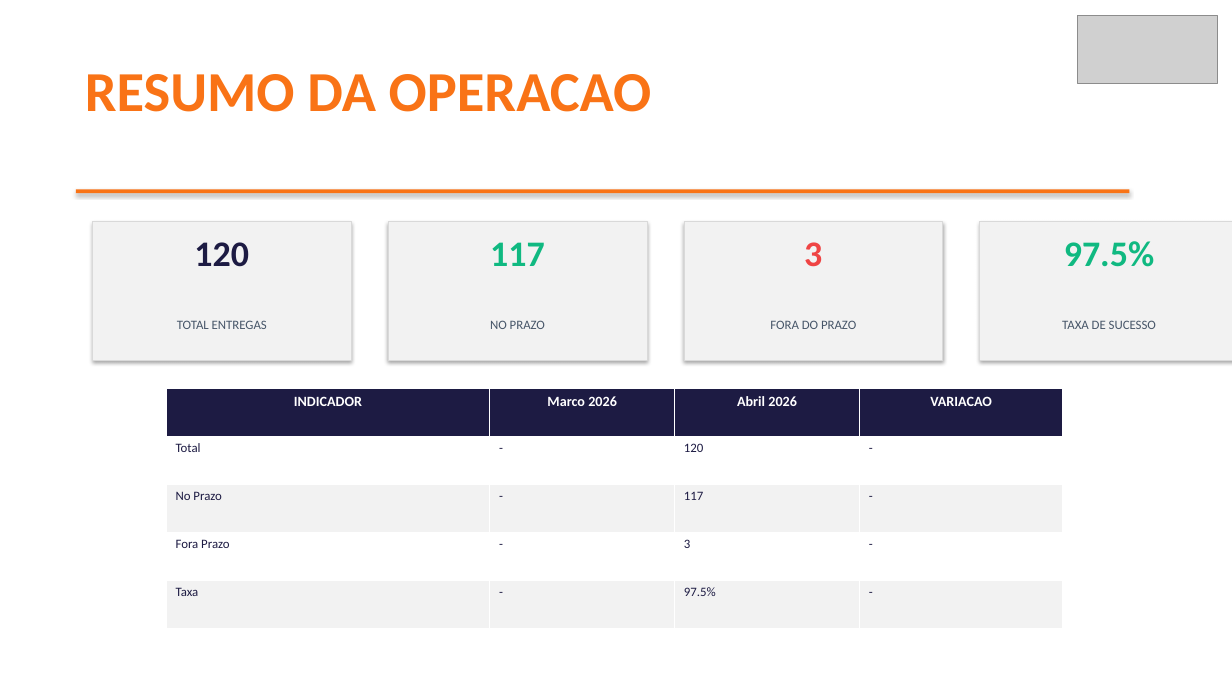
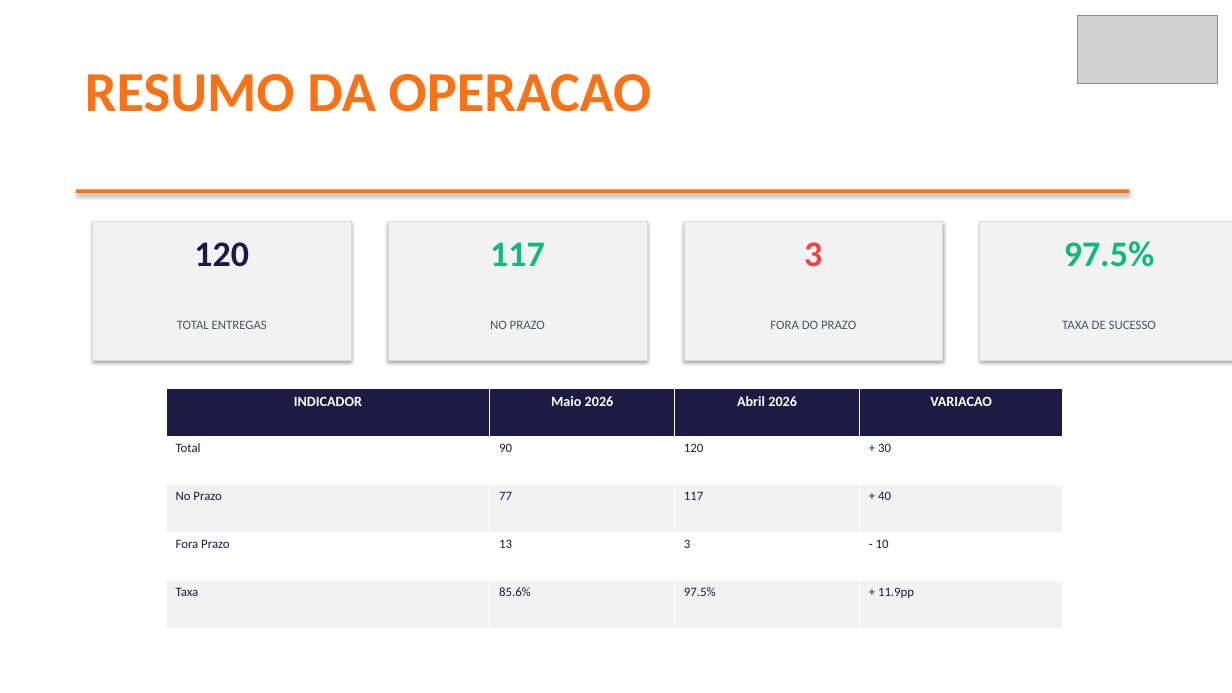
Before and after one commit to brendaelicia-sketch/PortoEX, a slide deck: slide 2 of BSG_BIJOU_BRASIL_COMERCIO_VARE.pptx. Drawn at 1232x693 pixels with LibreOffice and Linux fonts; fonts in the diff are those of the drawing; grey boxes stand for pictures. Boxes give left, top, right and bottom in pixels: in the first picture for what was removed or moved away, otherwise in the second. Text is boxed around its words. In the diff, an @@ line names an element or a change of style, - is before the commit and + after.

```diff
--- a/BSG_BIJOU_BRASIL_COMERCIO_VARE.pptx
+++ b/BSG_BIJOU_BRASIL_COMERCIO_VARE.pptx
@@ table at [166, 388, 1063, 628] @@
-row 1, column 2: Marco 2026
+row 1, column 2: Maio 2026
-row 2, column 2: -
+row 2, column 2: 90
-row 2, column 4: -
+row 2, column 4: + 30
-row 3, column 2: -
+row 3, column 2: 77
-row 3, column 4: -
+row 3, column 4: + 40
-row 4, column 2: -
+row 4, column 2: 13
-row 4, column 4: -
+row 4, column 4: - 10
-row 5, column 2: -
+row 5, column 2: 85.6%
-row 5, column 4: -
+row 5, column 4: + 11.9pp
```
Also in this commit, not shown: 1 other slide changed, 20 other files.
